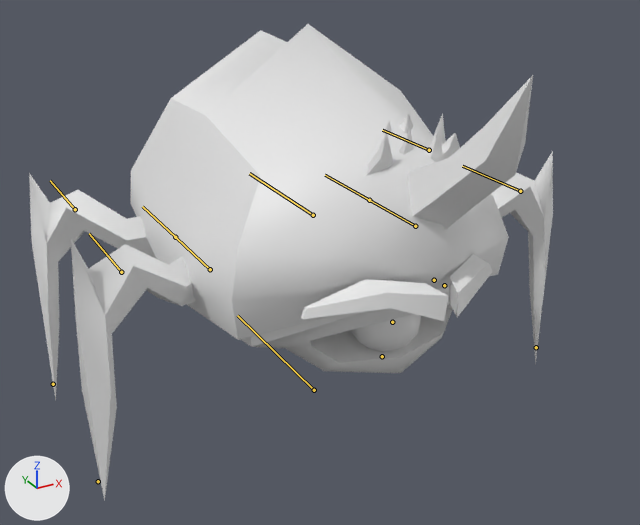
An edit to the FBX model Assets/Graph/Ennemies/Anim_RhinoArakWalk.fbx, drawn before and after from the same camera.
Camera for both pictures: a camera (50 mm lens) standing at (-0.668, -1.237, 0.873) and looking at (-0.031, -0.078, 0.294). Lighting does not change. The marker at lower left points along +X, +Y and +Z. The bones that bend it are drawn over the model as lines.

The first picture shows 'RhinoArak_BoDy'.
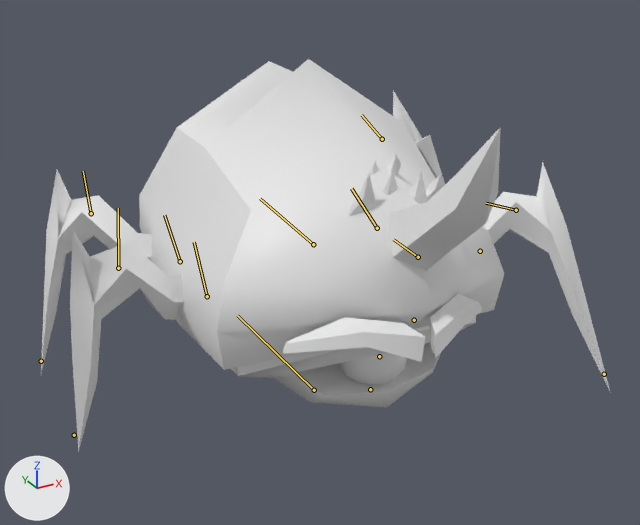
Commit message: Update RhinoArak

The newer file adds an action. The first version stands in its rest pose; the second is drawn at frame 96 of the action 'RhinoArakWalk'.

What differs and where, as boxes [x1, y1, x2, y2] in the pictures (640 x 525 px):
'RhinoArak_BoDy', posed (9% wider, 18% shorter)
    before: [29, 24, 553, 501]
    after: [41, 59, 611, 452]
bone 'Hips', root to tip
    before: (313, 215) to (249, 173)
    after: (313, 244) to (260, 198)
bone 'ArmBackLeft', root to tip
    before: (369, 200) to (325, 175)
    after: (377, 228) to (351, 188)
bone 'ForearmBackLeft', root to tip
    before: (429, 150) to (382, 130)
    after: (382, 139) to (361, 115)
bone 'ArmBackRight', root to tip
    before: (175, 237) to (142, 206)
    after: (180, 261) to (164, 215)
bone 'ForearmBackRight', root to tip
    before: (75, 209) to (50, 180)
    after: (91, 213) to (83, 171)
bone 'ArmForwardLeft', root to tip
    before: (415, 226) to (359, 194)
    after: (418, 257) to (393, 239)
bone 'ForearmForwardLeft', root to tip
    before: (520, 191) to (462, 166)
    after: (516, 210) to (486, 203)
bone 'ArmForwardRight', root to tip
    before: (210, 269) to (168, 230)
    after: (207, 296) to (194, 242)
bone 'ForearmForwardRight', root to tip
    before: (121, 272) to (89, 233)
    after: (118, 268) to (118, 208)

What the commit changed:
Bone 'Hips' (bone_hips) moves from (0.0, 0.0, 0.0) to (0.0, 0.0, -2.13).
Bone 'Hips' (bone_hips) turns from (0, 0, 0) to (0, 0, -4) degrees about its own x, y and z.
Bone 'ArmBackLeft' (bone_armbackleft) turns from (0, 0, 0) to (17, -63, -25) degrees about its own x, y and z.
Bone 'ForearmBackLeft' (bone_forearmbackleft) turns from (0, 0, 0) to (-9, 37, -1) degrees about its own x, y and z.
Bone 'ArmBackRight' (bone_armbackright) turns from (0, 0, 0) to (9, 11, -5) degrees about its own x, y and z.
Bone 'ForearmBackRight' (bone_forearmbackright) turns from (0, 0, 0) to (0, -2, 0) degrees about its own x, y and z.
Bone 'ArmForwardLeft' (bone_armforwardleft) turns from (0, 0, 0) to (-13, -9, -14) degrees about its own x, y and z.
Bone 'ForearmForwardLeft' (bone_forearmforwardleft) turns from (0, 0, 0) to (-3, -7, 0) degrees about its own x, y and z.
Bone 'ArmForwardRight' (bone_armforwardright) turns from (0, 0, 0) to (6, 19, -9) degrees about its own x, y and z.
Bone 'ForearmForwardRight' (bone_forearmforwardright) turns from (0, 0, 0) to (7, -14, -2) degrees about its own x, y and z.
